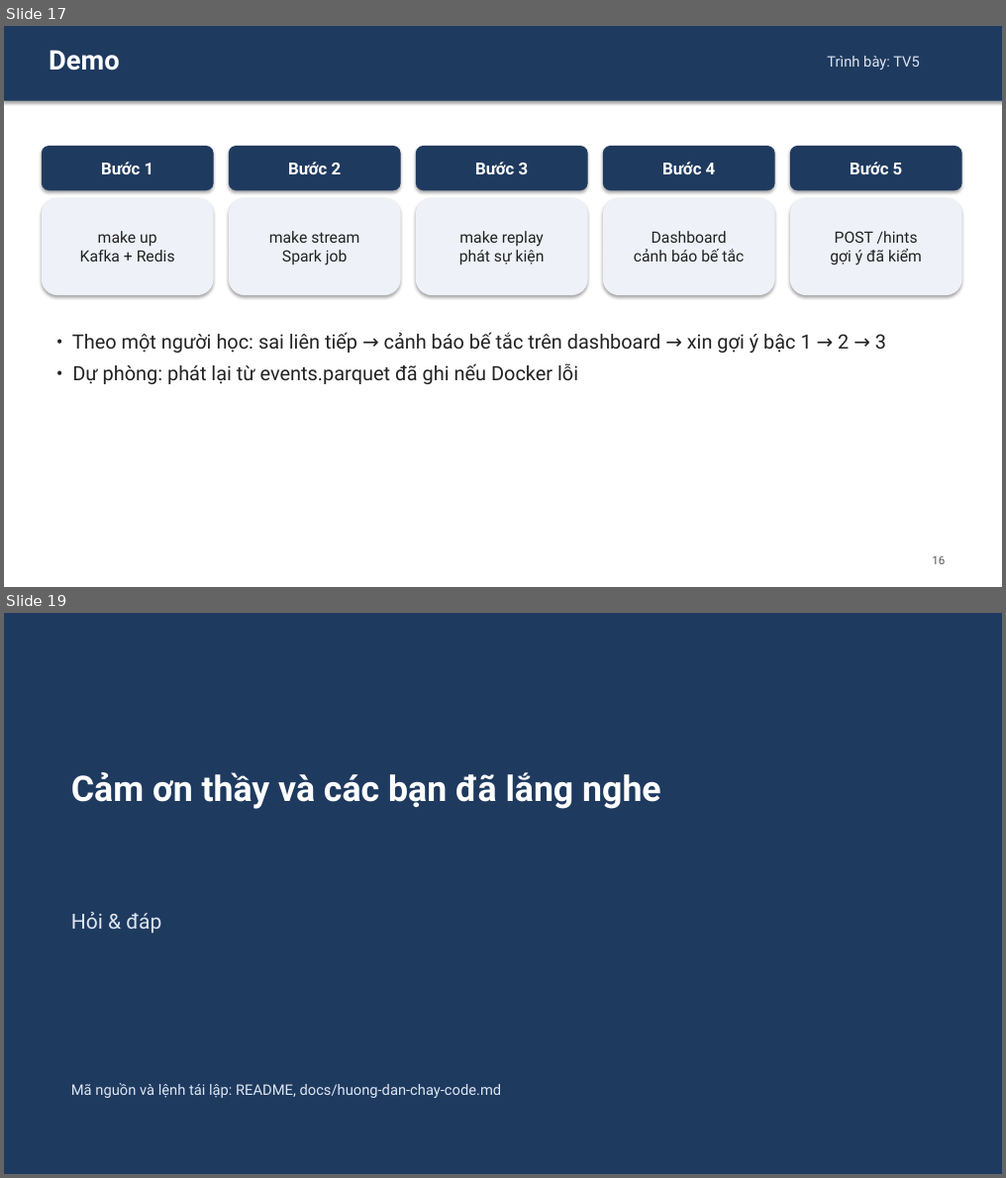
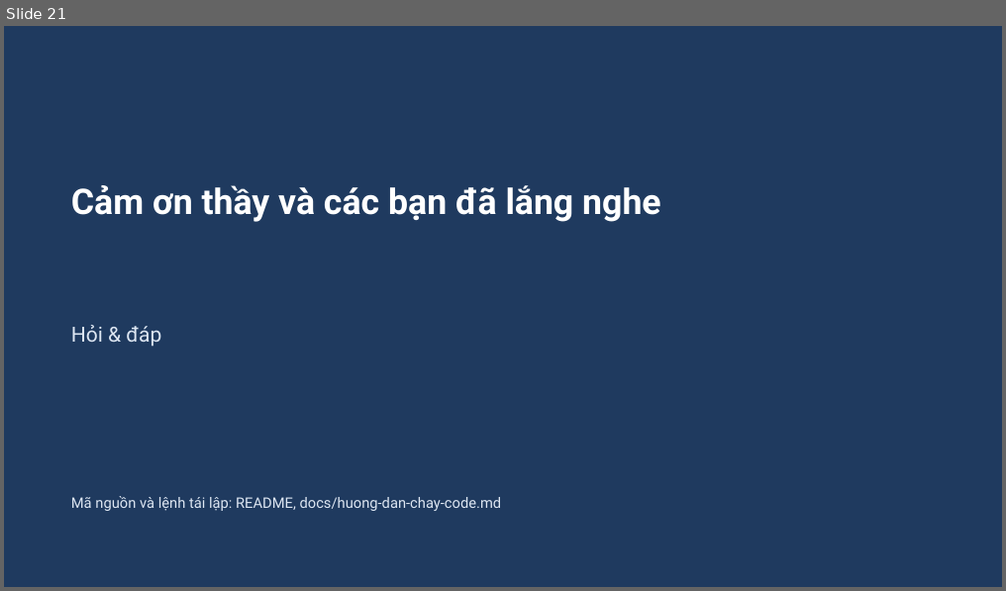
Before and after one commit to vankcdhv/ai-math-tutor, a slide deck: slides/slide.pptx. Shown one above the other, each under a label of ours: slides 17 and 19 before the commit, slide 21 after it; the slides between them are not shown. The pictures are 1006x1178 and 1006x591 pixels, drawn with LibreOffice and Linux fonts; fonts in the diff are those of the drawing. Boxes give left, top, right and bottom in pixels: in the first picture for what was removed or moved away, otherwise in the second. Text is boxed around its words. In the diff, an @@ line names an element or a change of style, - is before the commit and + after.

```diff
--- a/slides/slide.pptx
+++ b/slides/slide.pptx
@@ slide 17 removed at box(4, 26, 1002, 587), background #FFFFFF @@
@@ rectangle removed at box(4, 26, 1002, 101) @@
@@ text removed at box(49, 50, 120, 71) @@
-Demo
@@ text removed at box(827, 56, 920, 70) @@
-Trình bày: TV5
@@ rounded rectangle removed at box(42, 146, 214, 190) @@
-Bước 1
@@ rounded rectangle removed at box(229, 146, 401, 190) @@
-Bước 2
@@ rounded rectangle removed at box(416, 146, 588, 190) @@
-Bước 3
@@ rounded rectangle removed at box(603, 146, 775, 190) @@
-Bước 4
@@ rounded rectangle removed at box(790, 146, 962, 190) @@
-Bước 5
@@ rounded rectangle removed at box(42, 198, 214, 295) @@
-make up
-Kafka + Redis
@@ rounded rectangle removed at box(229, 198, 401, 295) @@
-make stream
-Spark job
@@ rounded rectangle removed at box(416, 198, 588, 295) @@
-make replay
-phát sự kiện
@@ rounded rectangle removed at box(603, 198, 775, 295) @@
-Dashboard
-cảnh báo bế tắc
@@ rounded rectangle removed at box(790, 198, 962, 295) @@
-POST /hints
-gợi ý đã kiểm
@@ text removed at box(72, 332, 886, 384) @@
-• Theo một người học: sai liên tiếp → cảnh báo bế tắc trên dashboard → xin gợi ý bậc 1 → 2 → 3
-• Dự phòng: phát lại từ events.parquet đã ghi nếu Docker lỗi
@@ text removed at box(932, 557, 944, 565) @@
-16
@@ what was slide 19 is now slide 21 @@
```
Also in this commit, not shown: 15 slides changed, 4 slides added, 1 other slide removed.
